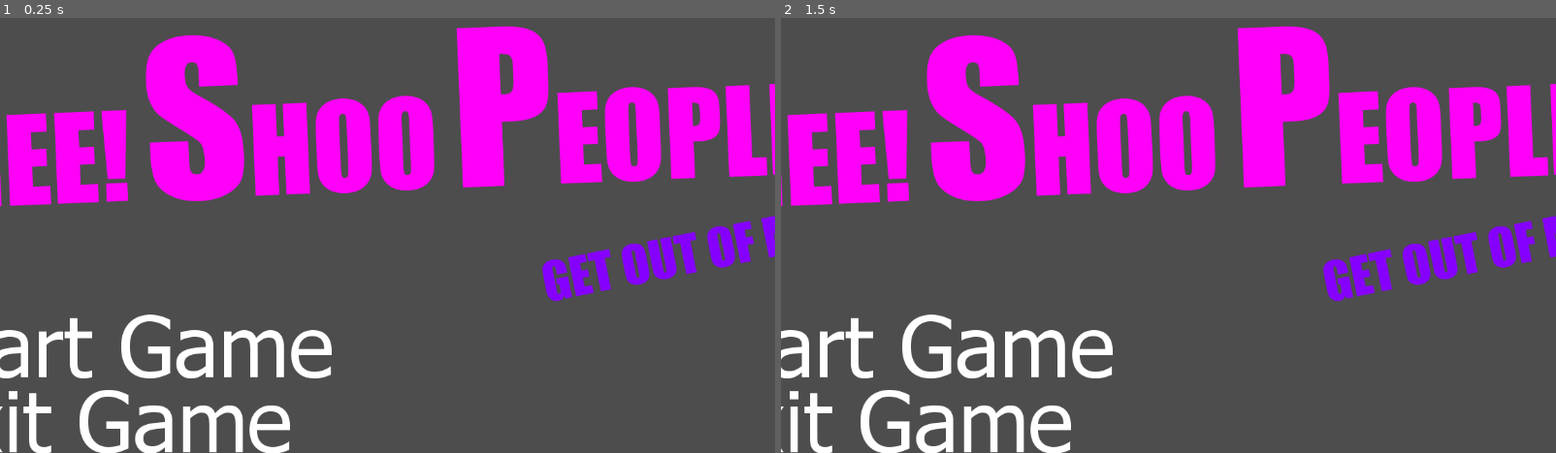
Above: before the commit, frames 1-2 (left to right).
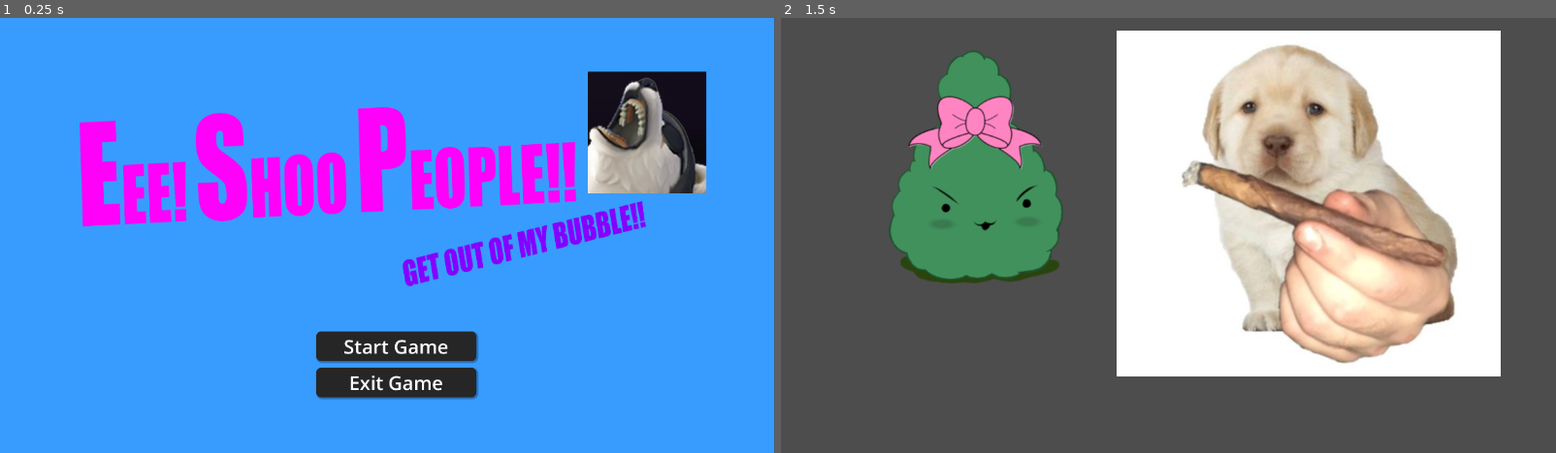
Above: after the commit, the same moments.

Repository: TKOffenwanger/GGJ2025
Game: Godot game, scene res://MainMenu.tscn
Same seed, same stepped clock (60 frames per second), same inputs: the game is played once before the commit and once after it. This scene is started directly instead of the project's main scene.
Inputs (mouse positions are in pixels of both pictures, inside the frame that each line leads up to):
- Up to frame 1 (0.25 s): no input
- Up to frame 2 (1.5 s): click (1176, 344) at 0.5 s, where only the run after the commit has a clickable "Start Game"; tap Enter at 1.25 s

The runs differ from the first frame. In frame 1, 97% of the frame differs, in the area x 0-100%, y 0-100%; in frame 2, 57%.

Commit message:
Implemented Main Menu
Prototype Version

Diff:
--- a/gamegam/MainMenu.tscn
+++ b/gamegam/MainMenu.tscn
@@ -1,50 +1,163 @@
-[gd_scene load_steps=5 format=3 uid="uid://dg0orr1jpdwb3"]
+[gd_scene load_steps=9 format=3 uid="uid://dg0orr1jpdwb3"]
 
 [ext_resource type="Texture2D" uid="uid://dsh811s5toc8t" path="res://illustration.png" id="1_ekgdu"]
+[ext_resource type="Script" path="res://main_menu.gd" id="1_thpd7"]
 [ext_resource type="Texture2D" uid="uid://b0qrhahrqurmy" path="res://title.png" id="2_44jwe"]
-[ext_resource type="Texture2D" uid="uid://gkggj42axjmg" path="res://startgame.png" id="3_62uhq"]
-[ext_resource type="Texture2D" uid="uid://cihpsem2ktxgs" path="res://exitgame.png" id="4_ok2bg"]
 
-[node name="MainMenu" type="MarginContainer"]
+[sub_resource type="StyleBoxFlat" id="StyleBoxFlat_j0hkb"]
+bg_color = Color(0.218624, 0.611348, 1, 1)
+
+[sub_resource type="StyleBoxEmpty" id="StyleBoxEmpty_ymcbw"]
+
+[sub_resource type="StyleBoxFlat" id="StyleBoxFlat_rbf4x"]
+bg_color = Color(0.187176, 0.187176, 0.187176, 1)
+border_width_left = 5
+border_width_top = 5
+border_width_right = 5
+border_width_bottom = 5
+border_color = Color(0.14902, 0.14902, 0.14902, 1)
+border_blend = true
+corner_radius_top_left = 16
+corner_radius_top_right = 16
+corner_radius_bottom_right = 16
+corner_radius_bottom_left = 16
+shadow_color = Color(0, 0, 0, 0.301961)
+shadow_size = 5
+shadow_offset = Vector2(3, 3)
+
+[sub_resource type="StyleBoxFlat" id="StyleBoxFlat_25mgg"]
+bg_color = Color(0.099986, 0.099986, 0.099986, 1)
+border_width_left = 5
+border_width_top = 5
+border_width_right = 5
+border_width_bottom = 5
+border_color = Color(0.14902, 0.14902, 0.14902, 1)
+border_blend = true
+corner_radius_top_left = 16
+corner_radius_top_right = 16
+corner_radius_bottom_right = 16
+corner_radius_bottom_left = 16
+shadow_color = Color(0, 0, 0, 0.301961)
+shadow_size = 5
+shadow_offset = Vector2(3, 3)
+
+[sub_resource type="StyleBoxFlat" id="StyleBoxFlat_tjggg"]
+bg_color = Color(0.147672, 0.147672, 0.147672, 1)
+border_width_left = 5
+border_width_top = 5
+border_width_right = 5
+border_width_bottom = 5
+border_color = Color(0.14902, 0.14902, 0.14902, 1)
+border_blend = true
+corner_radius_top_left = 16
+corner_radius_top_right = 16
+corner_radius_bottom_right = 16
+corner_radius_bottom_left = 16
+shadow_color = Color(0, 0, 0, 0.301961)
+shadow_size = 5
+shadow_offset = Vector2(3, 3)
+
+[node name="MainMenu" type="Control"]
+layout_mode = 3
 anchors_preset = 15
 anchor_right = 1.0
 anchor_bottom = 1.0
-offset_left = -120.0
-offset_top = -80.0
-offset_right = 888.0
-offset_bottom = 512.0
+offset_left = -1.0
+offset_top = -2.0
+offset_right = 1263.0
+offset_bottom = 713.0
 grow_horizontal = 2
 grow_vertical = 2
-theme_override_constants/margin_left = 120
-theme_override_constants/margin_top = 80
-theme_override_constants/margin_right = 120
-theme_override_constants/margin_bottom = 80
+scale = Vector2(0.477, 0.477)
+script = ExtResource("1_thpd7")
 
-[node name="HBoxContainer" type="HBoxContainer" parent="."]
-layout_mode = 2
+[node name="Panel" type="Panel" parent="."]
+layout_mode = 1
+anchors_preset = 15
+anchor_right = 1.0
+anchor_bottom = 1.0
+grow_horizontal = 2
+grow_vertical = 2
+theme_override_styles/panel = SubResource("StyleBoxFlat_j0hkb")
 
-[node name="VBoxContainer" type="VBoxContainer" parent="HBoxContainer"]
-layout_mode = 2
-
-[node name="Title" type="TextureRect" parent="HBoxContainer/VBoxContainer"]
-layout_mode = 2
+[node name="Title" type="TextureRect" parent="."]
+layout_mode = 1
+anchors_preset = 8
+anchor_left = 0.5
+anchor_top = 0.5
+anchor_right = 0.5
+anchor_bottom = 0.5
+offset_left = -973.199
+offset_top = -415.253
+offset_right = 663.801
+offset_bottom = 16.7473
+grow_horizontal = 2
+grow_vertical = 2
+scale = Vector2(1.09437, 1.36576)
+size_flags_horizontal = 0
+size_flags_vertical = 0
 texture = ExtResource("2_44jwe")
 stretch_mode = 2
 
-[node name="Start Game" type="TextureRect" parent="HBoxContainer/VBoxContainer"]
-layout_mode = 2
-texture = ExtResource("3_62uhq")
+[node name="Illustration" type="TextureRect" parent="."]
+layout_mode = 1
+anchors_preset = 8
+anchor_left = 0.5
+anchor_top = 0.5
+anchor_right = 0.5
+anchor_bottom = 0.5
+offset_left = 626.382
+offset_top = -509.592
+offset_right = 1161.38
+offset_bottom = 41.4078
+grow_horizontal = 2
+grow_vertical = 2
+scale = Vector2(0.69, 0.69)
+texture = ExtResource("1_ekgdu")
 stretch_mode = 2
 
-[node name="Exit Game" type="TextureRect" parent="HBoxContainer/VBoxContainer"]
+[node name="VBoxContainer" type="VBoxContainer" parent="."]
+layout_mode = 1
+anchors_preset = 8
+anchor_left = 0.5
+anchor_top = 0.5
+anchor_right = 0.5
+anchor_bottom = 0.5
+offset_left = -220.579
+offset_top = 301.729
+offset_right = 279.421
+offset_bottom = 507.729
+grow_horizontal = 2
+grow_vertical = 2
+theme_override_constants/separation = 20
+
+[node name="Start Game" type="Button" parent="VBoxContainer"]
 layout_mode = 2
-texture = ExtResource("4_ok2bg")
-stretch_mode = 2
+size_flags_vertical = 4
+theme_override_colors/font_hover_color = Color(1, 1, 1, 1)
+theme_override_colors/font_pressed_color = Color(1, 1, 1, 1)
+theme_override_colors/font_focus_color = Color(1, 1, 1, 1)
+theme_override_colors/font_color = Color(1, 1, 1, 1)
+theme_override_font_sizes/font_size = 60
+theme_override_styles/focus = SubResource("StyleBoxEmpty_ymcbw")
+theme_override_styles/hover = SubResource("StyleBoxFlat_rbf4x")
+theme_override_styles/pressed = SubResource("StyleBoxFlat_25mgg")
+theme_override_styles/normal = SubResource("StyleBoxFlat_tjggg")
+text = "Start Game"
 
-[node name="CenterContainer" type="CenterContainer" parent="HBoxContainer"]
+[node name="Exit Game" type="Button" parent="VBoxContainer"]
 layout_mode = 2
-size_flags_horizontal = 3
+size_flags_vertical = 4
+theme_override_colors/font_hover_color = Color(1, 1, 1, 1)
+theme_override_colors/font_pressed_color = Color(1, 1, 1, 1)
+theme_override_colors/font_focus_color = Color(1, 1, 1, 1)
+theme_override_colors/font_color = Color(1, 1, 1, 1)
+theme_override_font_sizes/font_size = 60
+theme_override_styles/focus = SubResource("StyleBoxEmpty_ymcbw")
+theme_override_styles/hover = SubResource("StyleBoxFlat_rbf4x")
+theme_override_styles/pressed = SubResource("StyleBoxFlat_25mgg")
+theme_override_styles/normal = SubResource("StyleBoxFlat_tjggg")
+text = "Exit Game"
 
-[node name="Illustration" type="TextureRect" parent="HBoxContainer/CenterContainer"]
-layout_mode = 2
-texture = ExtResource("1_ekgdu")
+[connection signal="pressed" from="VBoxContainer/Start Game" to="." method="_on_start_game_pressed"]
+[connection signal="pressed" from="VBoxContainer/Exit Game" to="." method="_on_exit_game_pressed"]
--- /dev/null
+++ b/gamegam/main_menu.gd
@@ -0,0 +1,19 @@
+extends Control
+
+
+# Called when the node enters the scene tree for the first time.
+func _ready() -> void:
+	pass # Replace with function body.
+
+
+# Called every frame. 'delta' is the elapsed time since the previous frame.
+func _process(delta: float) -> void:
+	pass
+
+
+func _on_start_game_pressed() -> void:
+	get_tree().change_scene_to_file("res://Test.tscn")
+
+
+func _on_exit_game_pressed() -> void:
+	get_tree().quit()
